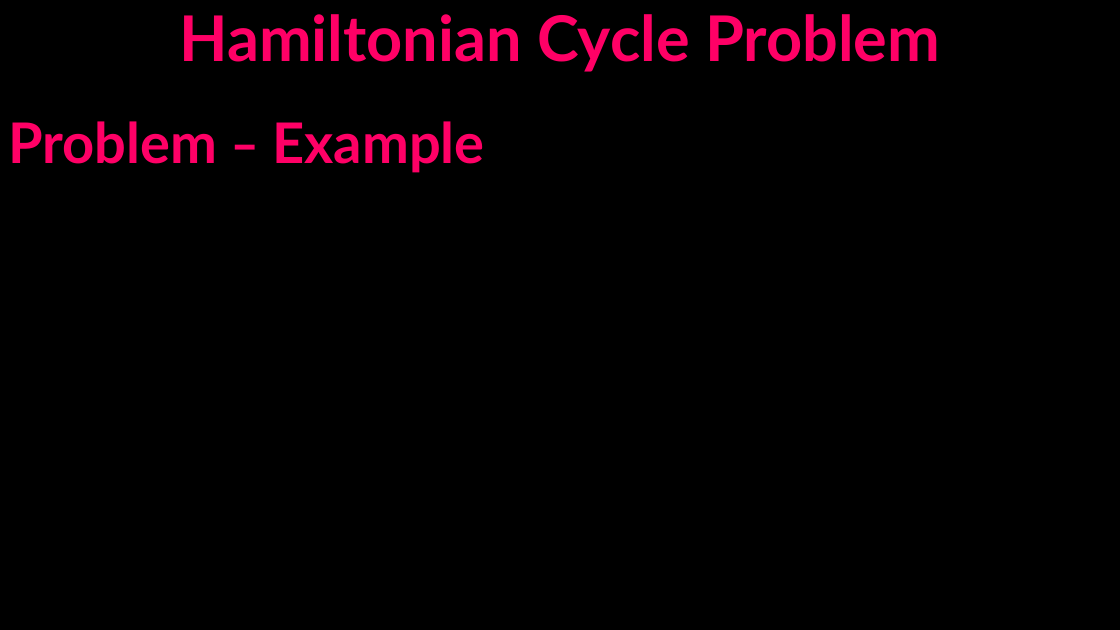
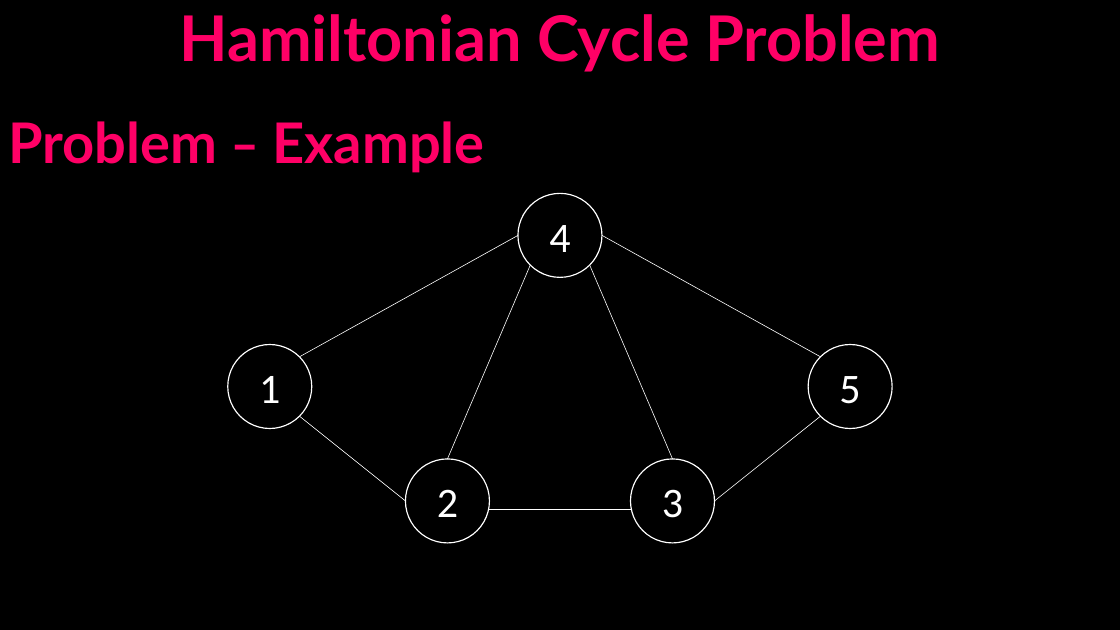
Before and after one commit to Hamad-Abdul-Razzaq/Hamiltonian_Cycle_Problem-ADA_Project, a slide deck: slide 3 of Docs/Hamiltonian Cycle Problem - Slides.pptx. Drawn at 1120x630 pixels with LibreOffice and Linux fonts; fonts in the diff are those of the drawing. Boxes give left, top, right and bottom in pixels: in the first picture for what was removed or moved away, otherwise in the second. Text is boxed around its words. In the diff, an @@ line names an element or a change of style, - is before the commit and + after.

```diff
--- a/Docs/Hamiltonian Cycle Problem - Slides.pptx
+++ b/Docs/Hamiltonian Cycle Problem - Slides.pptx
@@ ellipse added at [518,193,602,277], outline #FFFFFF 1 pt, 36 pt, text #FFFFFF @@
+4
@@ line added from (300, 357) to (518, 235), #FFFFFF 0.5 pt @@
@@ line added from (602, 235) to (821, 357), #FFFFFF 0.5 pt @@
@@ line added from (448, 459) to (530, 266), #FFFFFF 0.5 pt @@
@@ line added from (673, 459) to (590, 266), #FFFFFF 0.5 pt @@
@@ ellipse added at [228,344,312,429], outline #FFFFFF 1 pt, 36 pt, text #FFFFFF @@
+1
@@ ellipse added at [808,344,892,429], outline #FFFFFF 1 pt, 36 pt, text #FFFFFF @@
+5
@@ line added from (406, 501) to (300, 417), #FFFFFF 0.5 pt @@
@@ line added from (715, 501) to (821, 417), #FFFFFF 0.5 pt @@
@@ ellipse added at [406,459,490,543], outline #FFFFFF 1 pt, 36 pt, text #FFFFFF @@
+2
@@ ellipse added at [631,459,715,543], outline #FFFFFF 1 pt, 36 pt, text #FFFFFF @@
+3
@@ line added from (490, 510) to (631, 510), #FFFFFF 0.5 pt @@
```
Also in this commit, not shown: 2 other slides changed, 2 slides added, 4 other files.
